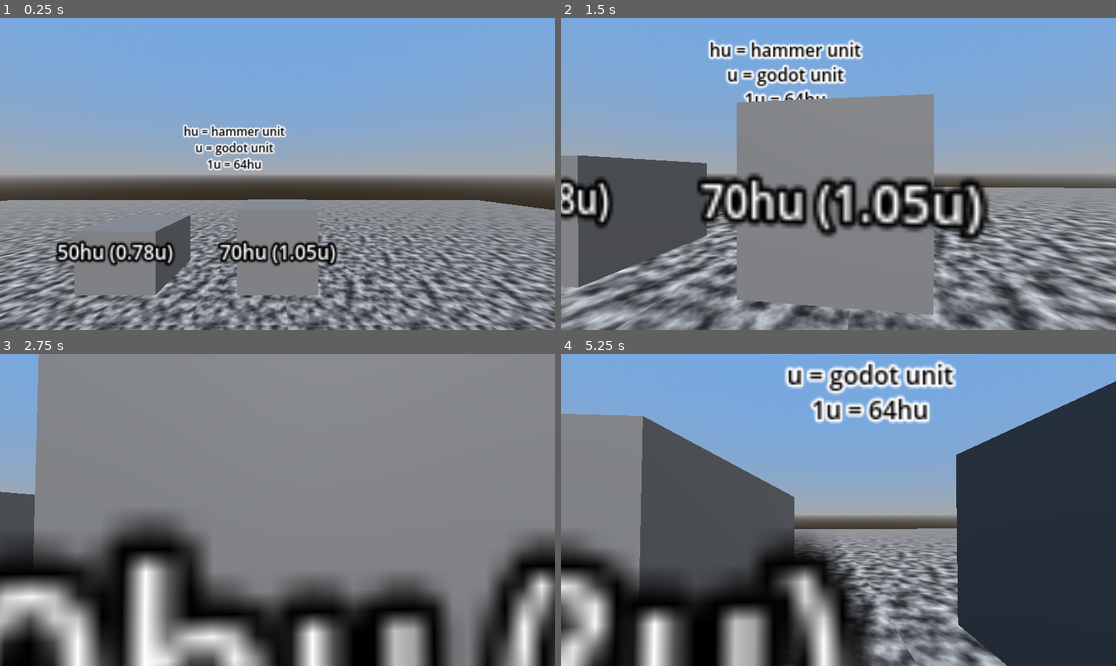
Above: before the commit, frames 1-4 (two rows, left to right).
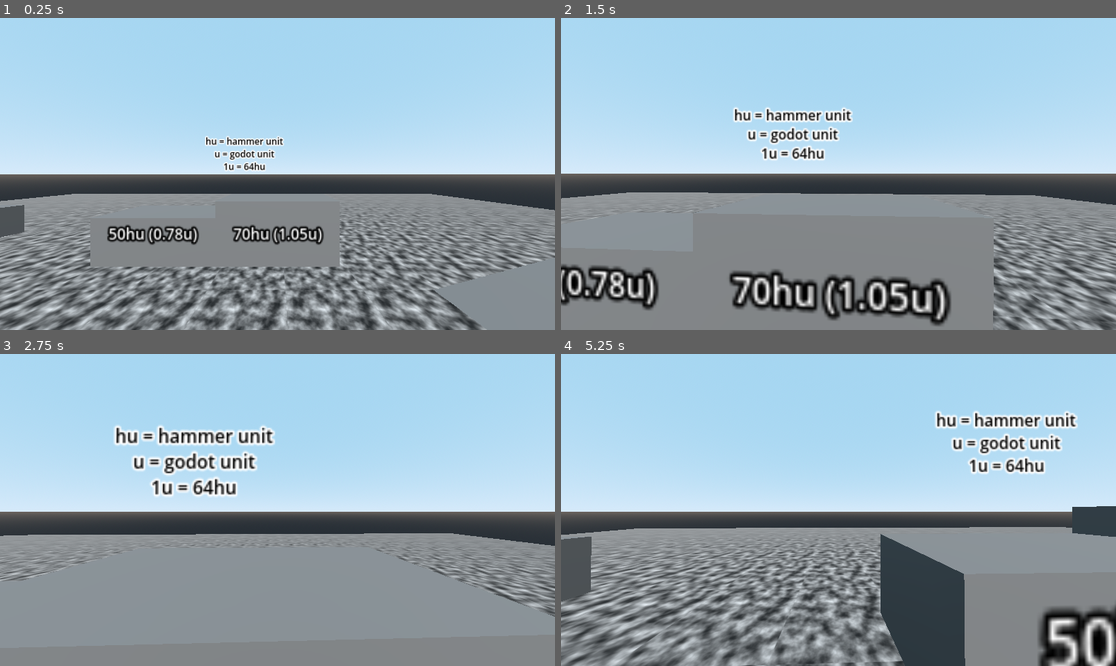
Above: after the commit, the same moments.

Repository: Jack3G/first-person-character
Game: Godot game, scene res://src/test_level.tscn
The game is run twice, just before and just after one commit, with the same random seed, the same clock (stepped at 60 frames per second) and the same inputs.
Inputs (mouse positions are in pixels of both pictures, inside the frame that each line leads up to):
- Up to frame 1 (0.25 s): no input
- Up to frame 2 (1.5 s): move the mouse to (866, 174) at 0.52 s; hold Ctrl (crouch) 0.53-1.28 s; hold W (move_forward) from 0.53 s (still down); tap Space (jump) at 0.77, 0.8, 1.07, 1.35 s; move the mouse to (810, 174) at 1.27 s
- Up to frame 3 (2.75 s): keep holding W (move_forward); tap Space (jump) at 1.52, 1.82 s; tap Ctrl (crouch) at 1.55 s; move the mouse to (288, 503) at 2.02 s; hold Space (jump) from 2.03 s (still down); tap ` (capture_mouse) at 2.1 s
- Up to frame 4 (5.25 s): move the mouse to (810, 572) at 2.77 s; release Space (jump) at 2.78 s; tap Ctrl (crouch) at 2.85, 4.55 s; tap Space (jump) at 3.02, 3.32, 3.77, 3.8, 4.07, 4.35, 4.52, 4.82 s; move the mouse to (1005, 556) at 3.52 s; release W (move_forward) at 3.53 s; hold Ctrl (crouch) 3.53-4.28 s; hold A (move_left) 3.53-5.03 s; move the mouse to (672, 463) at 4.27 s; move the mouse to (866, 510) at 5.02 s; hold S (move_back) from 5.03 s (still down); hold Space (jump) from 5.03 s (still down); tap ` (capture_mouse) at 5.1 s

The runs differ from the first frame. In frame 1, 76% of the frame differs, in the area x 0-100%, y 0-100%; in frame 2, 82%; in frame 3, 89%; in frame 4, 92%.

Commit message:
fix a bunch of little things
It still feels wrong though. I had to increase the jump height slightly
to make the test jumps, and surfing broke for some reason. It's like air
accel has way less of an effect. I might have to re-re-relearn how
source movement works.

Diff:
--- a/src/player/player.gd
+++ b/src/player/player.gd
@@ -23,14 +23,16 @@
 @export var max_air_speed: float = 1
 @export var air_accel: float = 15
 @export var friction: float = max_speed * 2
+@export var snap_distance: float = 0.125
 # I couldn't find exactly what this should be, but the player needs to be able
 # to jump up 70hu (1.09u) with crouching, 50hu (0.78u) without.
-@export var jump_power: float = 4.45
+@export var jump_power: float = 4.55
 # export var coyote_time: float = 0.05 # set in the timer
 @export var crouch_speed_modifier: float = 0.33
 @export var backward_speed_modifier: float = 0.9
+@export var auto_bhop: bool = true
 
-@export var sensitivity: float = 0.002
+@export var sensitivity: float = 0.001
 # irl you can look a bit past straight up and down ¯\_(ツ)_/¯
 @export var camera_max_angle: float = (PI/2)*1.05
 @export var camera_min_angle: float = (-PI/2)*1.05
@@ -54,7 +56,7 @@
 	var feet = hull.position.y
 
 	if hull.shape is BoxShape3D:
-		feet -= hull.shape.size.y
+		feet -= hull.shape.size.y/2
 		head.position.y = feet + value
 
 
@@ -102,6 +104,7 @@
 	var input: Vector3 = get_input()
 	# pretty obvious, used for horizontal speed and stuff
 	var vel_flat: Vector3 = Vector3(self.velocity.x, 0, self.velocity.z)
+	self.floor_snap_length = snap_distance
 
 
 	# if the floor is too steep use air movement (slide off / surfing)
@@ -156,17 +159,14 @@
 		if proj.length() < max_air_speed or is_away:
 			var vel_added = wish_dir * air_accel * delta
 
-			if is_away:
-				vel_added = vel_added.limit_length(
-					max_air_speed + proj.length())
-			else:
-				vel_added = vel_added.limit_length(
-					max_air_speed - proj.length())
+			vel_added = vel_added.limit_length(
+				max_air_speed + proj.length() * (int(is_away)*2 - 1))
 
 			self.velocity += vel_added
 
 
-	if Input.is_action_just_pressed("jump") and _coyote_mode:
+	if _coyote_mode and (Input.is_action_just_pressed("jump") or
+			auto_bhop and Input.is_action_pressed("jump")):
 		self.velocity.y = jump_power
 		self.floor_snap_length = 0
 		_coyote_mode = false # so they don't get a boost from jump
@@ -174,14 +174,14 @@
 	if Input.is_action_pressed("crouch") and not _crouching:
 		_crouching = true
 		get_tree().create_tween().tween_property(
-			hull, "shape:size:y", crouch_height/2, crouch_time)
+			hull, "shape:size:y", crouch_height, crouch_time)
 		get_tree().create_tween().tween_property(hull, "position",
 			Vector3(0, (stand_height-crouch_height)/2, 0), crouch_time)
 
 	if (not Input.is_action_pressed("crouch")) and _crouching:
 		_crouching = false
 		get_tree().create_tween().tween_property(
-			hull, "shape:size:y", stand_height/2, crouch_time)
+			hull, "shape:size:y", stand_height, crouch_time)
 		get_tree().create_tween().tween_property(hull, "position",
 			Vector3.ZERO, crouch_time)
 
--- a/src/player/player.tscn
+++ b/src/player/player.tscn
@@ -3,9 +3,10 @@
 [ext_resource type="Script" path="res://src/player/player.gd" id="1"]
 
 [sub_resource type="BoxShape3D" id="1"]
-size = Vector3(0.383, 0.648, 0.383)
+size = Vector3(0.766, 1.296, 0.766)
 
 [node name="Player" type="CharacterBody3D"]
+floor_snap_length = 0.13
 script = ExtResource("1")
 
 [node name="CollisionHull" type="CollisionShape3D" parent="."]
@@ -15,6 +16,7 @@
 transform = Transform3D(1, 0, 0, 0, 1, 0, 0, 0, 1, 0, 0.414, 0)
 
 [node name="Camera3D" type="Camera3D" parent="Head"]
+fov = 90.0
 
 [node name="CoyoteTimer" type="Timer" parent="."]
 wait_time = 0.05
--- a/src/test_level.tscn
+++ b/src/test_level.tscn
@@ -12,7 +12,10 @@
 uv1_triplanar = true
 
 [sub_resource type="ProceduralSkyMaterial" id="ProceduralSkyMaterial_266bv"]
-sky_top_color = Color(0.454902, 0.658824, 0.886275, 1)
+sky_top_color = Color(0.647059, 0.839216, 0.945098, 1)
+sky_horizon_color = Color(0.839216, 0.917647, 0.980392, 1)
+ground_bottom_color = Color(0.156863, 0.184314, 0.211765, 1)
+ground_horizon_color = Color(0.423529, 0.396078, 0.372549, 1)
 
 [sub_resource type="Sky" id="7"]
 sky_material = SubResource("ProceduralSkyMaterial_266bv")
@@ -44,7 +47,6 @@
 
 [node name="Player" parent="." instance=ExtResource("1")]
 transform = Transform3D(1, 0, 0, 0, 1, 0, 0, 0, 1, 0, 2, 0)
-floor_snap_length = 0.13
 
 [node name="MeshInstance3D" type="MeshInstance3D" parent="Player"]
 visible = false
@@ -56,7 +58,7 @@
 [node name="70hu" type="CSGBox3D" parent="Jumps"]
 transform = Transform3D(1, 0, 0, 0, 1, 0, 0, 0, 1, 0, 1.025, -3)
 use_collision = true
-size = Vector3(1, 1.05, 1)
+size = Vector3(2, 1.05, 1)
 
 [node name="Label3D" type="Label3D" parent="Jumps/70hu"]
 transform = Transform3D(1, 0, 0, 0, 1, 0, 0, 0, 1, 0.0125732, 0, 0.500719)
@@ -68,7 +70,7 @@
 [node name="50hu" type="CSGBox3D" parent="Jumps"]
 transform = Transform3D(1, 0, 0, 0, 1, 0, 0, 0, 1, -2, 0.89, -3)
 use_collision = true
-size = Vector3(1, 0.78, 1)
+size = Vector3(2, 0.78, 1)
 
 [node name="Label3D2" type="Label3D" parent="Jumps/50hu"]
 transform = Transform3D(1, 0, 0, 0, 1, 0, 0, 0, 1, 0.0125732, 0.135, 0.500719)
@@ -94,12 +96,12 @@
 [node name="Ramp" type="CSGBox3D" parent="Ramps"]
 transform = Transform3D(0.965926, -0.258819, 0, 0.258819, 0.965926, 0, 0, 0, 1, 4, 0, -1)
 use_collision = true
-size = Vector3(4, 1, 1)
+size = Vector3(4, 2, 2)
 
 [node name="SteepRamp" type="CSGBox3D" parent="Ramps"]
 transform = Transform3D(0.866025, -0.5, 0, 0.5, 0.866025, 0, 0, 0, 1, 3.7, 0.3, 1)
 use_collision = true
-size = Vector3(4, 1, 1)
+size = Vector3(4, 2, 2)
 
 [node name="Surf" type="Node3D" parent="."]
 
@@ -130,12 +132,12 @@
 [node name="Step" type="CSGBox3D" parent="Surf"]
 transform = Transform3D(1, 0, 0, 0, 1, 0, 0, 0, 1, -8.89891, 0.792356, -3.00333)
 use_collision = true
-size = Vector3(4.8, 0.8, 1)
+size = Vector3(4.8, 0.8, 2)
 
 [node name="Step2" type="CSGBox3D" parent="Surf"]
 transform = Transform3D(1, 0, 0, 0, 1, 0, 0, 0, 1, -8.89891, 0.792356, 8.99667)
 use_collision = true
-size = Vector3(4.8, 0.8, 1)
+size = Vector3(4.8, 0.8, 2)
 
 [node name="Info" type="Label3D" parent="Surf"]
 transform = Transform3D(-3.34849e-08, 2.98023e-08, 1, -2.80971e-08, 1, -2.98023e-08, -1, -2.80971e-08, -3.34849e-08, -8.6, 4.9, 3)
